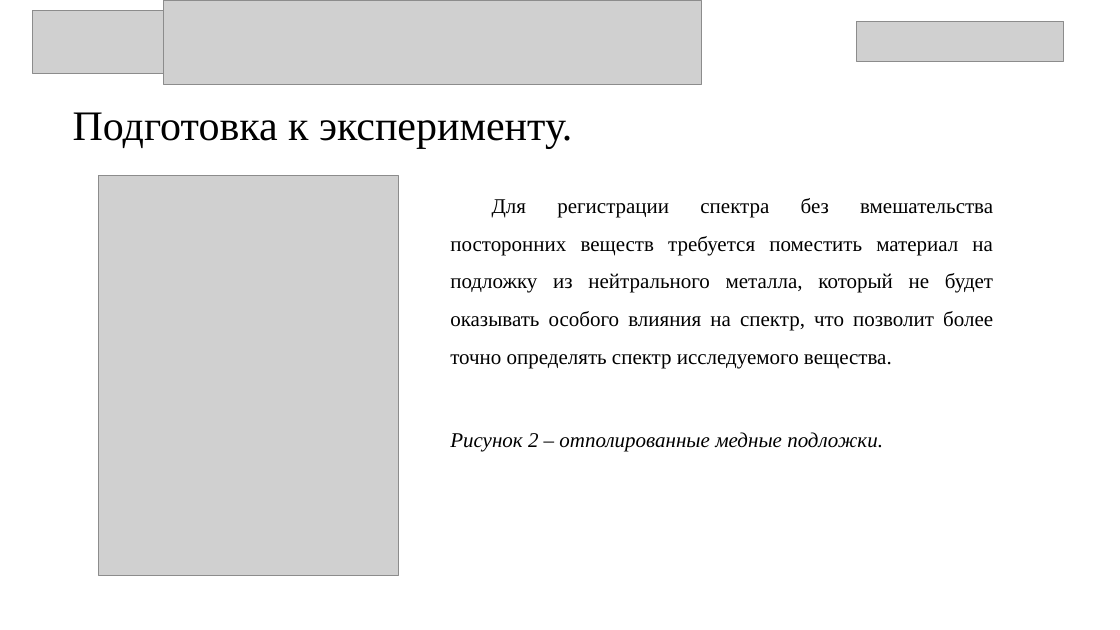
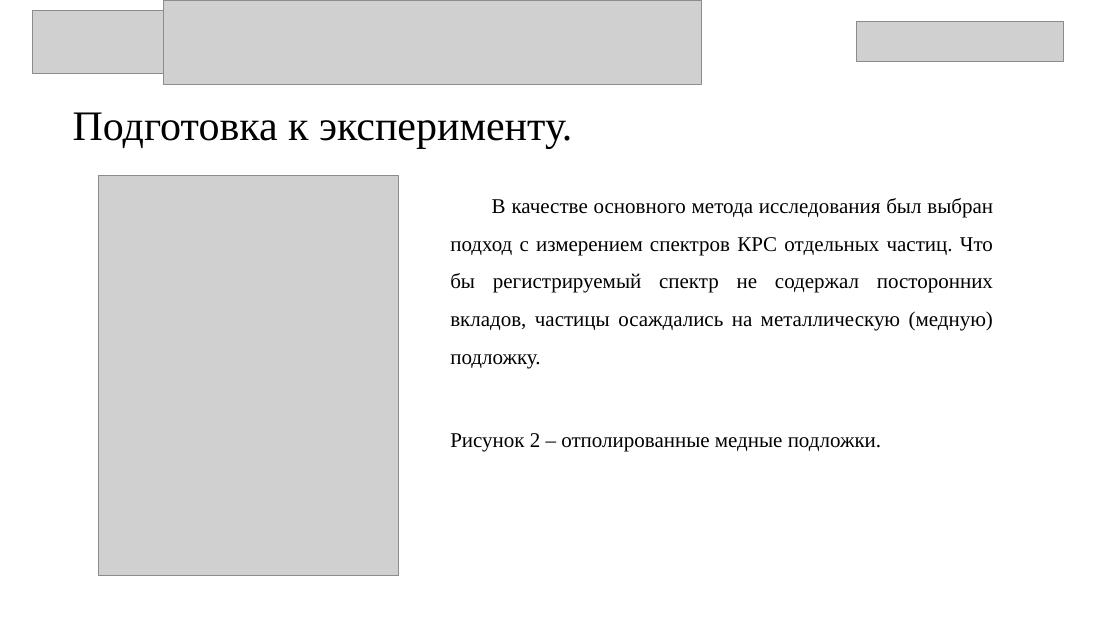
Before and after one commit to KorobovEVG/diplom_b, a slide deck: slide 6 of презентация на практику.pptx. Drawn at 1120x630 pixels with LibreOffice and Linux fonts; fonts in the diff are those of the drawing; grey boxes stand for pictures. Boxes give left, top, right and bottom in pixels: in the first picture for what was removed or moved away, otherwise in the second. Text is boxed around its words. In the diff, an @@ line names an element or a change of style, - is before the commit and + after.

```diff
--- a/презентация на практику.pptx
+++ b/презентация на практику.pptx
@@ text at <box>450,198,993,369</box>: text changed @@
-Для регистрации спектра без вмешательства посторонних веществ требуется поместить материал на подложку из нейтрального металла, который не будет оказывать особого влияния на спектр, что позволит более точно определять спектр исследуемого вещества.
+В качестве основного метода исследования был выбран подход с измерением спектров КРС отдельных частиц. Что бы регистрируемый спектр не содержал посторонних вкладов, частицы осаждались на металлическую (медную) подложку.
@@ text "Рисунок 2 – отполированные медные ..." at <box>450,433,882,452</box>: italic off @@
```
Also in this commit, not shown: 8 other slides changed, 1 other file.
